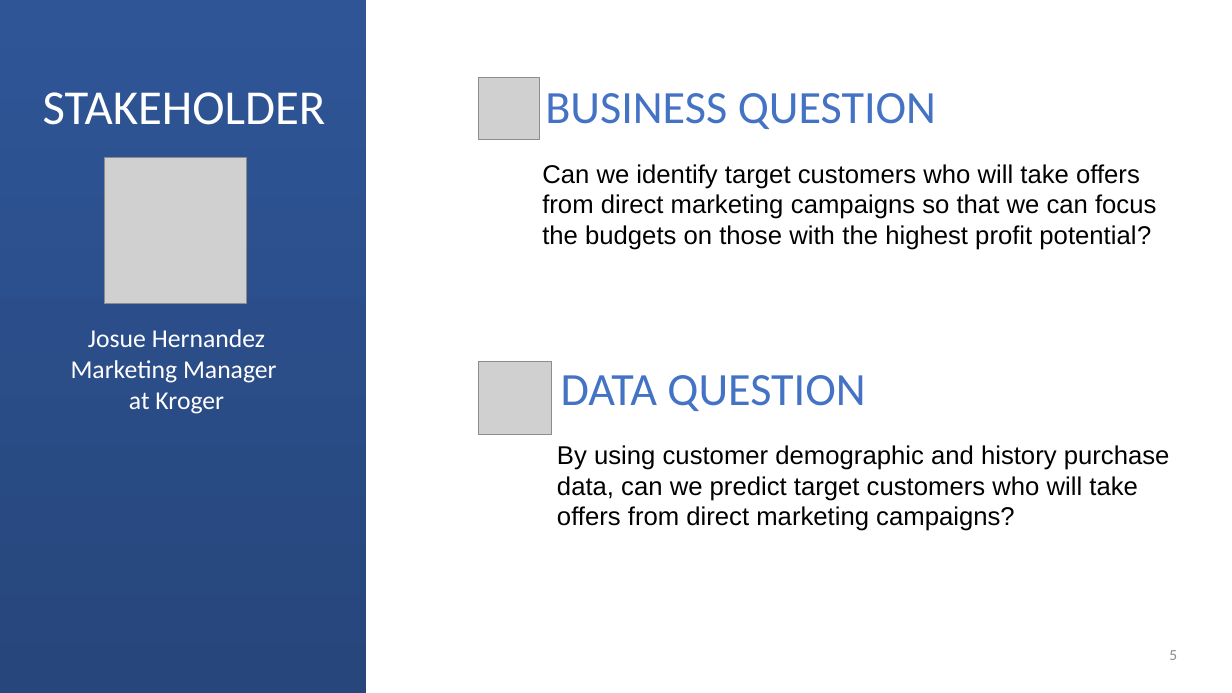
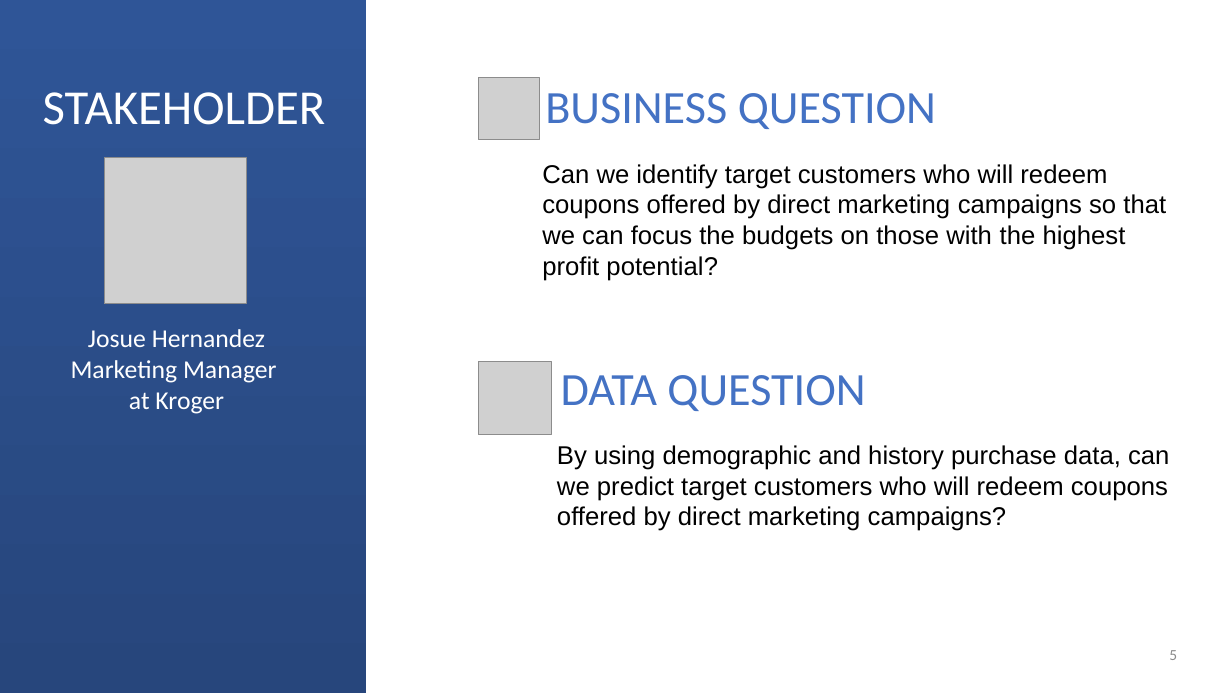
Before and after one commit to vanchautran/capstone, a slide deck: slide 5 of CAPSTONE_Retail_marketing_customers_Prediction/Documentation_Presentation/Presentation_Final.pptx. Drawn at 1232x693 pixels with LibreOffice and Linux fonts; fonts in the diff are those of the drawing; grey boxes stand for pictures. Boxes give left, top, right and bottom in pixels: in the first picture for what was removed or moved away, otherwise in the second. Text is boxed around its words. In the diff, an @@ line names an element or a change of style, - is before the commit and + after.

```diff
--- a/CAPSTONE_Retail_marketing_customers_Prediction/Documentation_Presentation/Presentation_Final.pptx
+++ b/CAPSTONE_Retail_marketing_customers_Prediction/Documentation_Presentation/Presentation_Final.pptx
@@ text at (542, 164, 1166, 281): text changed @@
-Can we identify target customers who will take offers from direct marketing campaigns so that we can focus the budgets on those with the highest profit potential?
+Can we identify target customers who will redeem coupons offered by direct marketing campaigns so that we can focus the budgets on those with the highest profit potential?
@@ text at (557, 445, 1169, 531): text changed @@
-By using customer demographic and history purchase data, can we predict target customers who will take offers from direct marketing campaigns?
+By using demographic and history purchase data, can we predict target customers who will redeem coupons offered by direct marketing campaigns?
```
Also in this commit, not shown: 4 other slides changed, 1 slide added, 1 slide removed, 3 other files.
